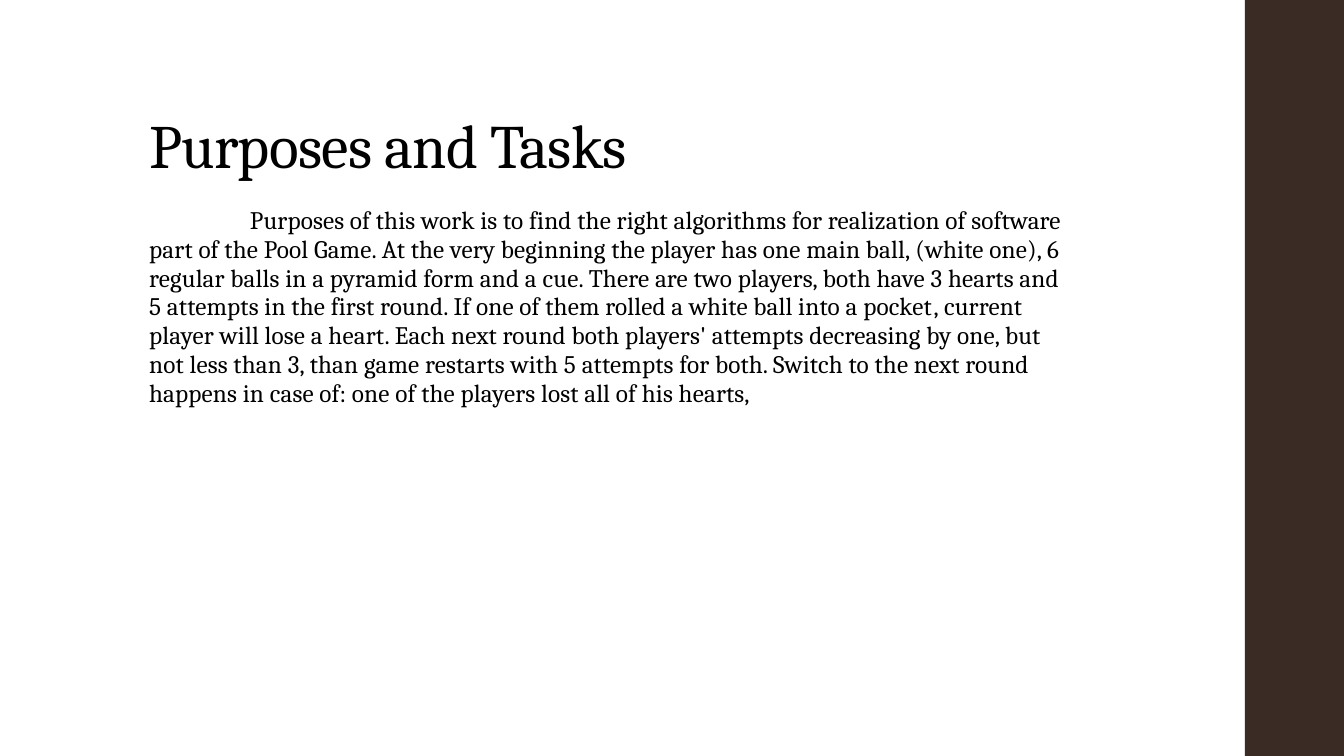
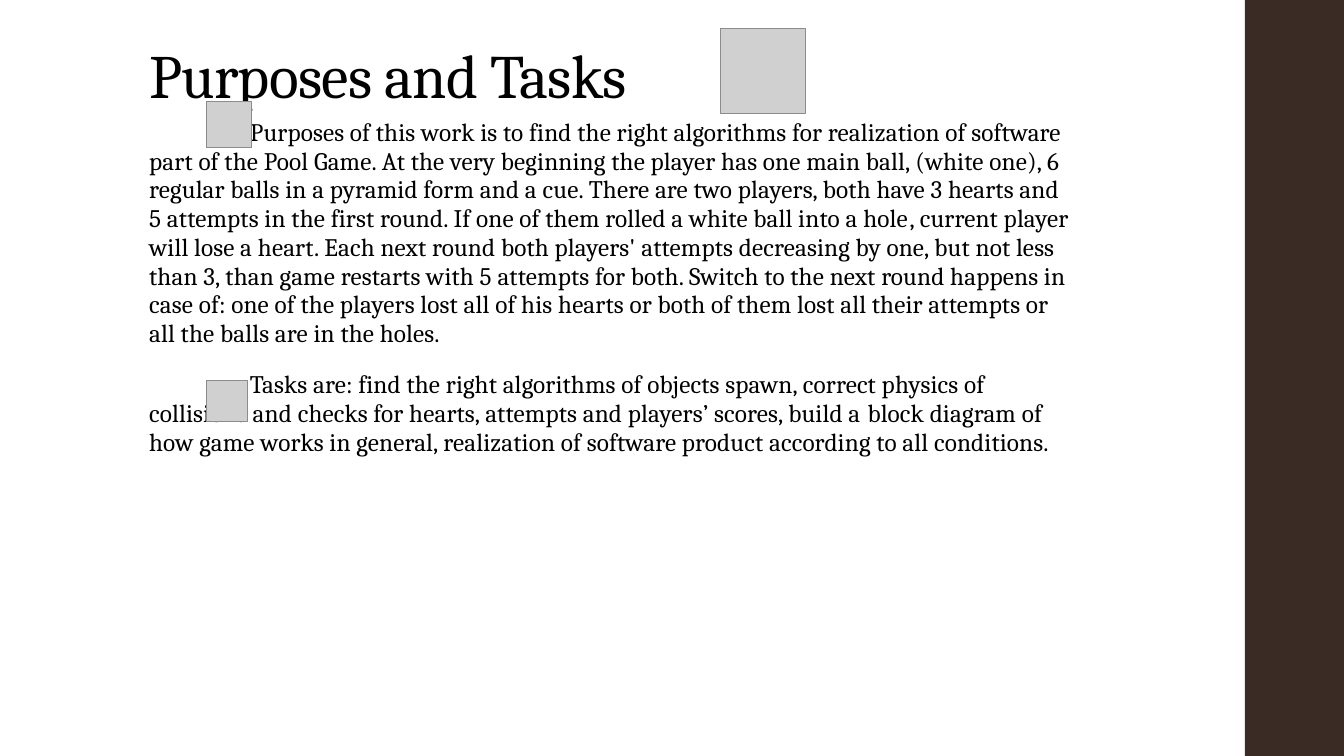
Before and after one commit to VladLeus/Pool-Game, a slide deck: slide 2 of Курсова_Лєус_В.Д..pptx. Drawn at 1344x756 pixels with LibreOffice and Linux fonts; fonts in the diff are those of the drawing; grey boxes stand for pictures. Boxes give left, top, right and bottom in pixels: in the first picture for what was removed or moved away, otherwise in the second. Text is boxed around its words. In the diff, an @@ line names an element or a change of style, - is before the commit and + after.

Commit message:
pptx

```diff
--- a/Курсова_Лєус_В.Д..pptx
+++ b/Курсова_Лєус_В.Д..pptx
@@ picture added at [721, 28, 806, 113] @@
@@ title "Purposes and Tasks" at [149, 55, 627, 112]: vertical alignment bottom to top @@
@@ text at [149, 118, 1069, 457]: text changed @@
-Purposes of this work is to find the right algorithms for realization of software part of the Pool Game. At the very beginning the player has one main ball, (white one), 6 regular balls in a pyramid form and a cue. There are two players, both have 3 hearts and 5 attempts in the first round. If one of them rolled a white ball into a pocket, current player will lose a heart. Each next round both players' attempts decreasing by one, but not less than 3, than game restarts with 5 attempts for both. Switch to the next round happens in case of: one of the players lost all of his hearts,
+Purposes of this work is to find the right algorithms for realization of software part of the Pool Game. At the very beginning the player has one main ball, (white one), 6 regular balls in a pyramid form and a cue. There are two players, both have 3 hearts and 5 attempts in the first round. If one of them rolled a white ball into a hole, current player will lose a heart. Each next round both players' attempts decreasing by one, but not less than 3, than game restarts with 5 attempts for both. Switch to the next round happens in case of: one of the players lost all of his hearts or both of them lost all their attempts or all the balls are in the holes.
+Tasks are: find the right algorithms of objects spawn, correct physics of collisions and checks for hearts, attempts and players’ scores, build a block diagram of how game works in general, realization of software product according to all conditions.
@@ picture added at [206, 102, 252, 148] @@
@@ picture added at [206, 380, 248, 422] @@
```
Also in this commit, not shown: 1 other slide changed, 4 slides added.
